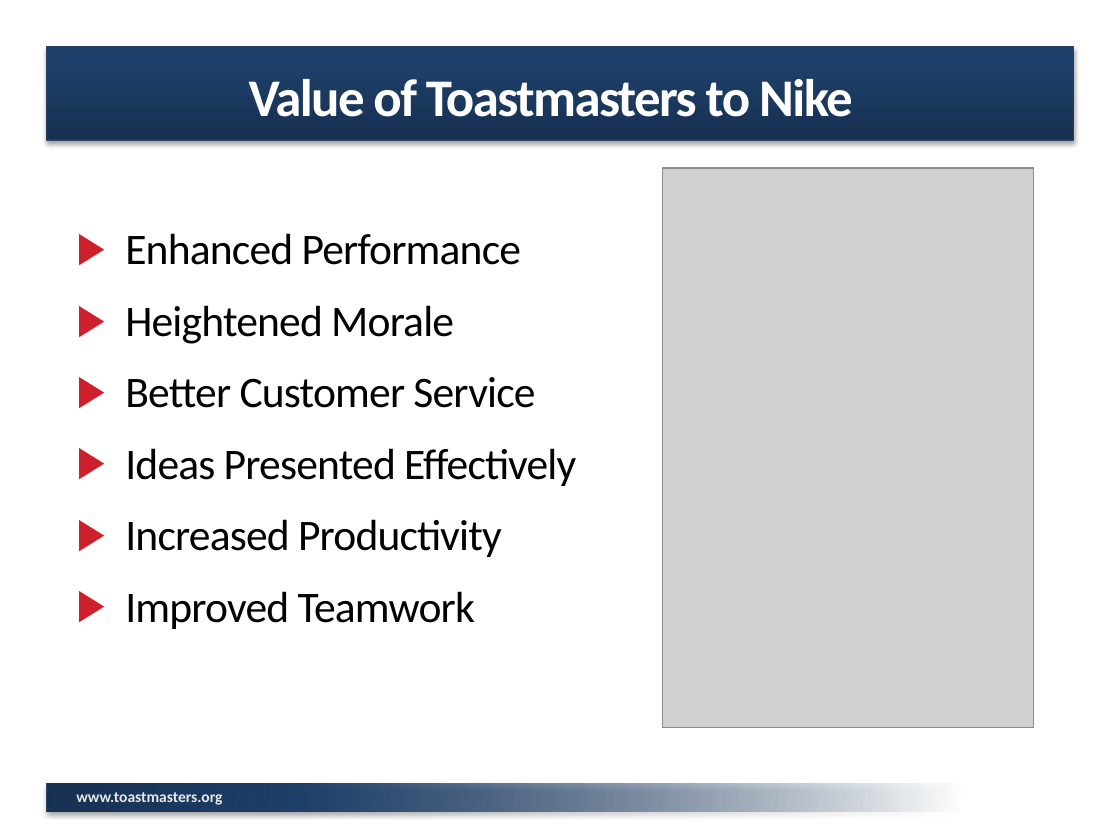
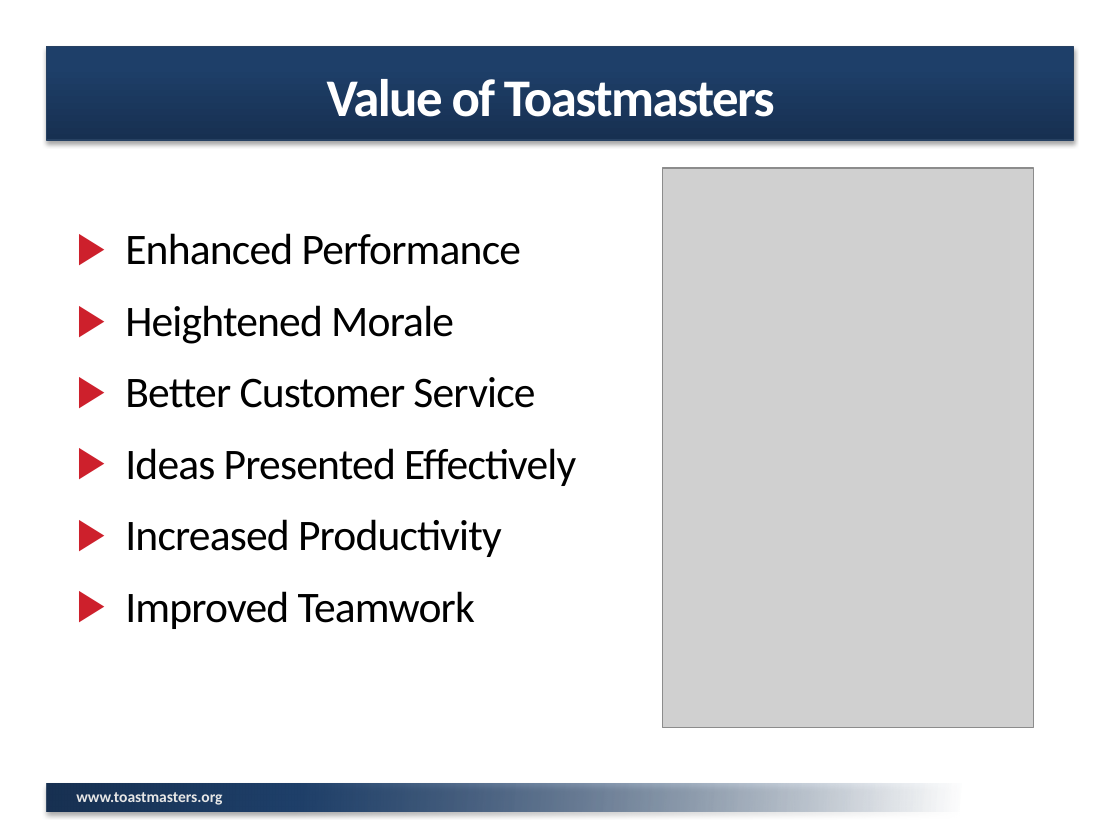
Before and after one commit to Kruti2017/club, a slide deck: slide 10 of STEMPDX/Starting a club/Introductory Meeting PowerPoint.pptx (slide 11 before the commit). Drawn at 1120x840 pixels with LibreOffice and Linux fonts; fonts in the diff are those of the drawing; grey boxes stand for pictures; background and template pictures are left out. Boxes give left, top, right and bottom in pixels: in the first picture for what was removed or moved away, otherwise in the second. Text is boxed around its words. In the diff, an @@ line names an element or a change of style, - is before the commit and + after.

```diff
--- a/STEMPDX/Starting a club/Introductory Meeting PowerPoint.pptx
+++ b/STEMPDX/Starting a club/Introductory Meeting PowerPoint.pptx
@@ title at [327,79,775,117]: text changed @@
-Value of Toastmasters to Nike
+Value of Toastmasters
```
Also in this commit, not shown: 2 other slides changed, 6 other files.
